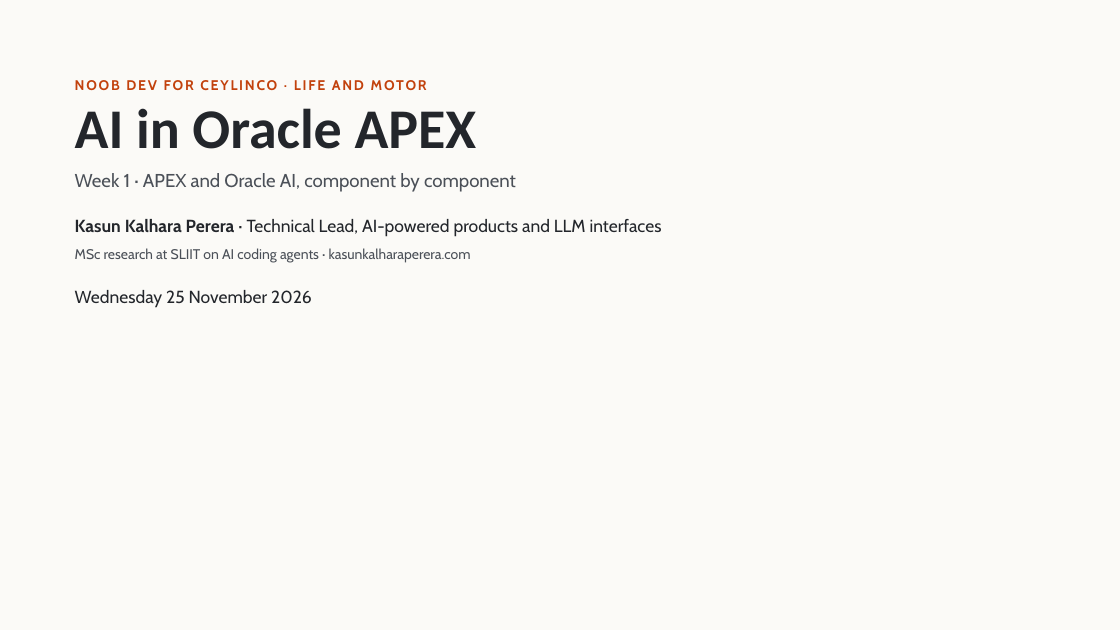
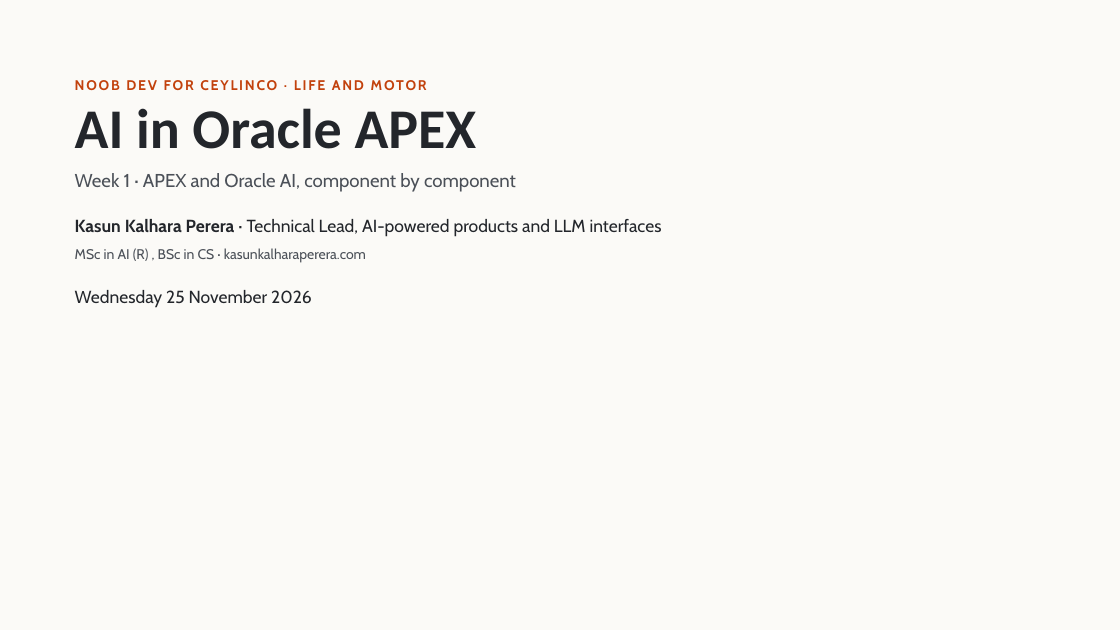
Before and after one commit to Adore96/ceylinco-ai-series, a slide deck: slide 1 of presentation/week1/week1-deck.pptx. Drawn at 1120x630 pixels with LibreOffice and Linux fonts; fonts in the diff are those of the drawing. Boxes give left, top, right and bottom in pixels: in the first picture for what was removed or moved away, otherwise in the second. Text is boxed around its words. In the diff, an @@ line names an element or a change of style, - is before the commit and + after.

Commit message:
ppt update

```diff
--- a/presentation/week1/week1-deck.pptx
+++ b/presentation/week1/week1-deck.pptx
@@ text at (75,248,366,263): text changed @@
-MSc research at SLIIT on AI coding agents · kasunkalharaperera.com
+MSc in AI (R) , BSc in CS · kasunkalharaperera.com
```
